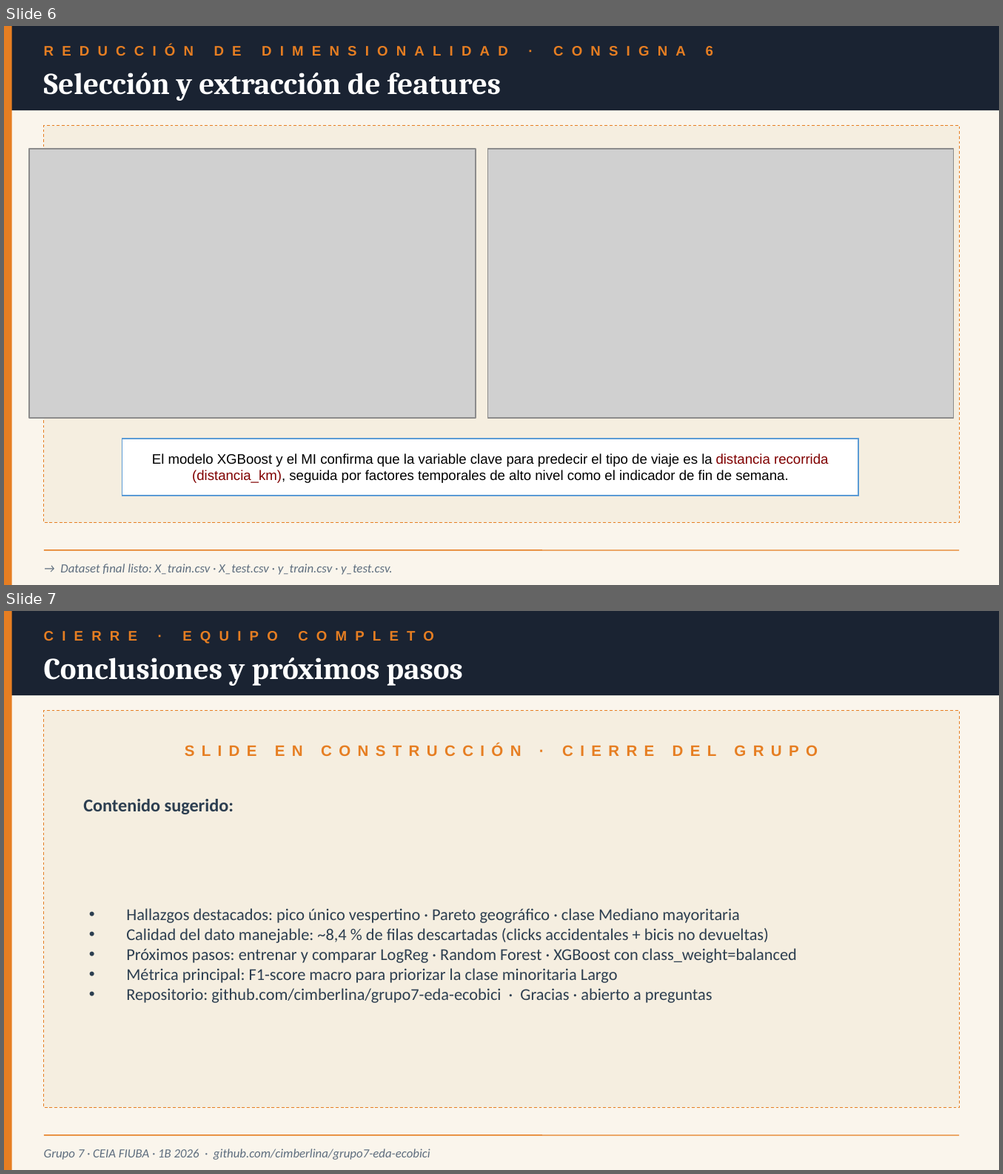
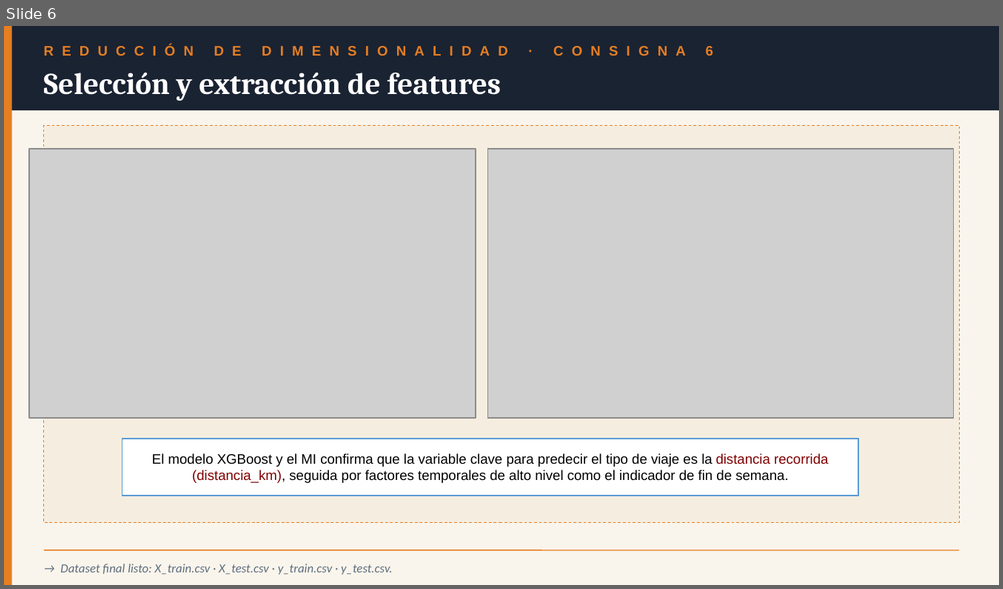
Before and after one commit to cimberlina/grupo7-eda-ecobici, a slide deck: presentacion/Presentacion_Grupo7_Final.pptx. Shown one above the other, each under a label of ours: slides 6 and 7 before the commit, slide 6 after it. The pictures are 1003x1174 and 1003x589 pixels, drawn with LibreOffice and Linux fonts; fonts in the diff are those of the drawing; grey boxes stand for pictures. Boxes give left, top, right and bottom in pixels: in the first picture for what was removed or moved away, otherwise in the second. Text is boxed around its words. In the diff, an @@ line names an element or a change of style, - is before the commit and + after.

Commit message:
Integra slide 5 (Feature Engineering) de Carmen · finaliza pptx con 6 slides
- Slide 5 · Carmen completa Feature Engineering: 6 gráficos (histograma por tipo, CDF distancia, encoding cíclico hora y mes, tabla X_train, distribución de clases) + 5 razones del no-rebalanceo (stratify + class_weight)
- Slide 4 · Carmen agrega barplot 'Distribución de clases — Train' como evidencia visual del balance
- Slide 4 · título restaurado a versión corta 'Preprocesamiento y problema de ML'
- Slide 6 duplicado (placeholder Feature Engineering) eliminado
- Slide 7 (Cierre placeholder) eliminado
- Resultado: 6 slides completos · autorizado por la docente

```diff
--- a/presentacion/Presentacion_Grupo7_Final.pptx
+++ b/presentacion/Presentacion_Grupo7_Final.pptx
@@ slide 7 removed at [4, 611, 999, 1170], background #FAF5EC @@
@@ rectangle removed at [4, 611, 999, 695] @@
@@ rectangle removed at [4, 611, 12, 1170] @@
@@ text removed at [44, 623, 959, 648] @@
-CIERRE · EQUIPO COMPLETO
@@ text removed at [44, 658, 463, 686] @@
-Conclusiones y próximos pasos
@@ rectangle removed at [44, 710, 959, 1108] @@
@@ text removed at [83, 799, 233, 815] @@
-Contenido sugerido:
@@ text removed at [126, 908, 797, 1003] @@
-• Hallazgos destacados: pico único vespertino · Pareto geográfico · clase Mediano mayoritaria
-• Calidad del dato manejable: ~8,4 % de filas descartadas (clicks accidentales + bicis no devueltas)
-• Próximos pasos: entrenar y comparar LogReg · Random Forest · XGBoost con class_weight=balanced
-• Métrica principal: F1-score macro para priorizar la clase minoritaria Largo
-• Repositorio: github.com/cimberlina/grupo7-eda-ecobici · Gracias · abierto a preguntas
@@ text removed at [179, 928, 200, 940] @@
-SLIDE EN CONSTRUCCIÓN · CIERRE DEL GRUPO
@@ line removed from (44, 1136) to (959, 1136) @@
@@ text removed at [44, 1149, 430, 1160] @@
-Grupo 7 · CEIA FIUBA · 1B 2026 · github.com/cimberlina/grupo7-eda-ecobici
```
Also in this commit, not shown: 3 slides changed.
